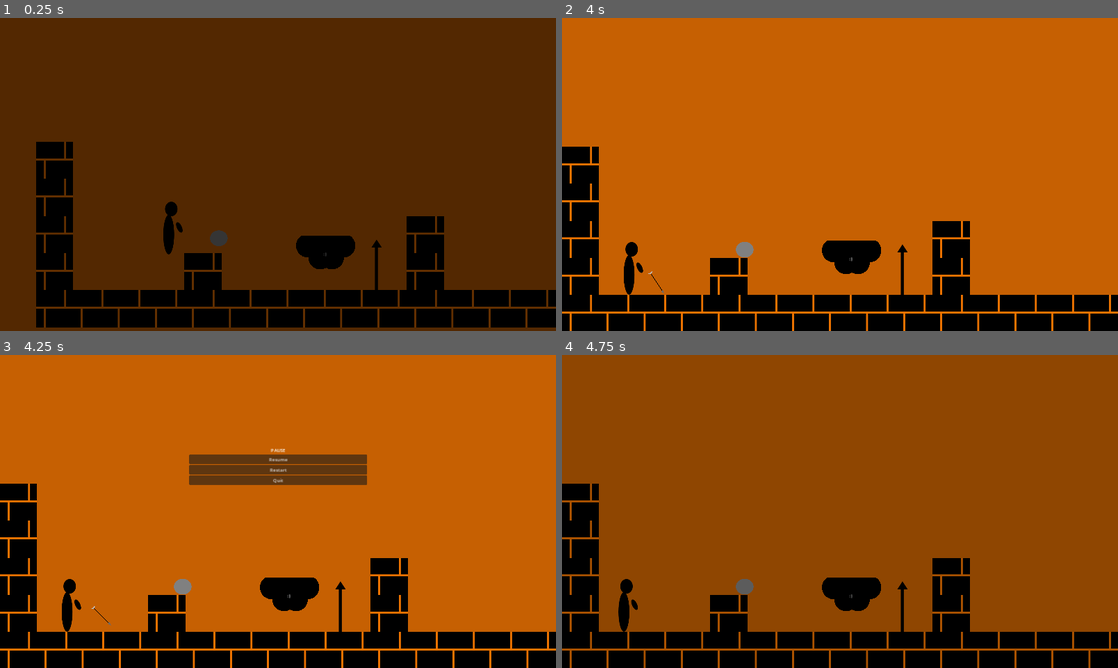
Above: before the commit, frames 1-4 (two rows, left to right).
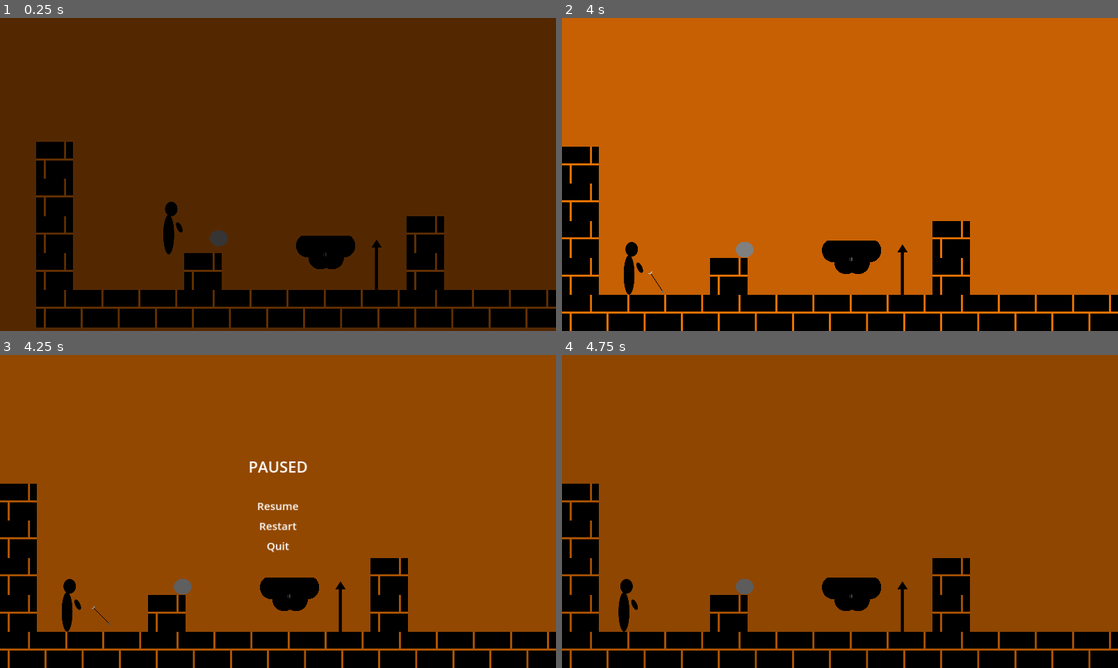
Above: after the commit, the same moments.

Repository: franmatijevic/GreekPlatformer
Game: Godot game, scene res://src/levels/test_level.tscn
Same seed, same stepped clock (60 frames per second), same inputs: the game is played once before the commit and once after it. The engine's default icon, where the game draws it, is replaced by a stand-in: a white triangle on a blue panel in a dark square.
Inputs:
- Up to frame 1 (0.25 s): no input
- Up to frame 2 (4 s): hold D (right) 0.53-2.03 s; tap Space (pickThrow) at 0.6, 2.1, 3.6 s; tap W (up) at 0.77, 1.52, 3.02, 3.77 s; tap F (shoot) at 1.35, 2.85 s; tap Enter at 2 s; hold A (left) 2.03-2.78 s; tap R (restart) at 2.75 s; hold D (right) from 2.78 s (still down)
- Up to frame 3 (4.25 s): keep holding D (right); tap Escape (pause) at 4.15 s
- Up to frame 4 (4.75 s): release D (right) at 4.25 s; click "Restart" at 4.25 s

Frames 1-2 are identical in both runs. In frame 3, 84% of the frame differs, in the area x 0-100%, y 0-100%; in frame 4, nothing differs.

Commit message:
Main and pause menu additions
- dodan novi izgled loading screena
- dodan novi izgled pause menua

Diff:
--- a/greekplatformer/src/ui/loading_screen.tscn
+++ b/greekplatformer/src/ui/loading_screen.tscn
@@ -1,4 +1,6 @@
-[gd_scene format=3 uid="uid://nctgr1ow6bbi"]
+[gd_scene load_steps=2 format=3 uid="uid://nctgr1ow6bbi"]
+
+[ext_resource type="Texture2D" uid="uid://b20w0sg4dy1fb" path="res://src/ui/mainMenuArt/Loading screen.png" id="1_fu3gn"]
 
 [node name="LoadingScreen" type="Control"]
 layout_mode = 3
@@ -8,26 +10,6 @@
 grow_horizontal = 2
 grow_vertical = 2
 
-[node name="ColorRect" type="ColorRect" parent="."]
-modulate = Color(0, 0, 0, 1)
-layout_mode = 1
-anchors_preset = 15
-anchor_right = 1.0
-anchor_bottom = 1.0
-grow_horizontal = 2
-grow_vertical = 2
-
-[node name="Label" type="Label" parent="."]
-layout_mode = 1
-anchors_preset = 8
-anchor_left = 0.5
-anchor_top = 0.5
-anchor_right = 0.5
-anchor_bottom = 0.5
-offset_left = -31.0
-offset_top = -11.5
-offset_right = 31.0
-offset_bottom = 11.5
-grow_horizontal = 2
-grow_vertical = 2
-text = "Loading..."
+[node name="LoadingScreenImg" type="Sprite2D" parent="."]
+position = Vector2(960, 540)
+texture = ExtResource("1_fu3gn")
--- a/greekplatformer/src/ui/pause_menu.tscn
+++ b/greekplatformer/src/ui/pause_menu.tscn
@@ -1,6 +1,88 @@
-[gd_scene load_steps=2 format=3 uid="uid://cv001k4gc8bu8"]
+[gd_scene load_steps=39 format=3 uid="uid://cv001k4gc8bu8"]
 
 [ext_resource type="Script" path="res://src/ui/pause_menu.gd" id="1_wmr8m"]
+
+[sub_resource type="SystemFont" id="SystemFont_y54tb"]
+font_names = PackedStringArray("Bell MT")
+font_weight = 575
+
+[sub_resource type="SystemFont" id="SystemFont_lpgyk"]
+font_names = PackedStringArray("Bell MT")
+font_weight = 600
+
+[sub_resource type="StyleBoxEmpty" id="StyleBoxEmpty_4j42k"]
+
+[sub_resource type="StyleBoxEmpty" id="StyleBoxEmpty_f475h"]
+
+[sub_resource type="StyleBoxEmpty" id="StyleBoxEmpty_6y60k"]
+
+[sub_resource type="StyleBoxEmpty" id="StyleBoxEmpty_m71nj"]
+
+[sub_resource type="StyleBoxEmpty" id="StyleBoxEmpty_tx6mh"]
+
+[sub_resource type="StyleBoxEmpty" id="StyleBoxEmpty_3qpwx"]
+
+[sub_resource type="StyleBoxEmpty" id="StyleBoxEmpty_g87f7"]
+
+[sub_resource type="StyleBoxEmpty" id="StyleBoxEmpty_5uj4m"]
+
+[sub_resource type="StyleBoxEmpty" id="StyleBoxEmpty_cvxjm"]
+
+[sub_resource type="StyleBoxEmpty" id="StyleBoxEmpty_dkjbb"]
+
+[sub_resource type="StyleBoxEmpty" id="StyleBoxEmpty_36x4f"]
+
+[sub_resource type="SystemFont" id="SystemFont_xbat3"]
+font_names = PackedStringArray("Bell MT")
+font_weight = 550
+
+[sub_resource type="StyleBoxEmpty" id="StyleBoxEmpty_sdjvg"]
+
+[sub_resource type="StyleBoxEmpty" id="StyleBoxEmpty_ut1sl"]
+
+[sub_resource type="StyleBoxEmpty" id="StyleBoxEmpty_6cb16"]
+
+[sub_resource type="StyleBoxEmpty" id="StyleBoxEmpty_1coty"]
+
+[sub_resource type="StyleBoxEmpty" id="StyleBoxEmpty_4o1iu"]
+
+[sub_resource type="StyleBoxEmpty" id="StyleBoxEmpty_sb8t1"]
+
+[sub_resource type="StyleBoxEmpty" id="StyleBoxEmpty_22cks"]
+
+[sub_resource type="StyleBoxEmpty" id="StyleBoxEmpty_esqgo"]
+
+[sub_resource type="StyleBoxEmpty" id="StyleBoxEmpty_68ve3"]
+
+[sub_resource type="StyleBoxEmpty" id="StyleBoxEmpty_vmyns"]
+
+[sub_resource type="StyleBoxEmpty" id="StyleBoxEmpty_a4uyh"]
+
+[sub_resource type="SystemFont" id="SystemFont_fdjkd"]
+font_names = PackedStringArray("Bell MT")
+font_weight = 550
+
+[sub_resource type="StyleBoxEmpty" id="StyleBoxEmpty_bhtfh"]
+
+[sub_resource type="StyleBoxEmpty" id="StyleBoxEmpty_cf246"]
+
+[sub_resource type="StyleBoxEmpty" id="StyleBoxEmpty_fvgb2"]
+
+[sub_resource type="StyleBoxEmpty" id="StyleBoxEmpty_2q4kt"]
+
+[sub_resource type="StyleBoxEmpty" id="StyleBoxEmpty_h4vlb"]
+
+[sub_resource type="StyleBoxEmpty" id="StyleBoxEmpty_pypi6"]
+
+[sub_resource type="StyleBoxEmpty" id="StyleBoxEmpty_7e86p"]
+
+[sub_resource type="StyleBoxEmpty" id="StyleBoxEmpty_fti5v"]
+
+[sub_resource type="StyleBoxEmpty" id="StyleBoxEmpty_wnsoh"]
+
+[sub_resource type="StyleBoxEmpty" id="StyleBoxEmpty_ch7cf"]
+
+[sub_resource type="StyleBoxEmpty" id="StyleBoxEmpty_d7n8j"]
 
 [node name="PauseMenu" type="Control"]
 process_mode = 2
@@ -12,6 +94,12 @@
 grow_vertical = 2
 script = ExtResource("1_wmr8m")
 
+[node name="ColorRect" type="ColorRect" parent="."]
+layout_mode = 0
+offset_right = 1920.0
+offset_bottom = 1080.0
+color = Color(0, 0, 0, 0.258824)
+
 [node name="Panel" type="Panel" parent="."]
 layout_mode = 1
 anchors_preset = 8
@@ -29,28 +117,92 @@
 anchor_top = 0.5
 anchor_right = 0.5
 anchor_bottom = 0.5
-offset_left = -307.5
-offset_top = -224.5
-offset_right = 307.5
-offset_bottom = 224.5
+offset_left = -102.0
+offset_top = -192.0
+offset_right = 102.0
+offset_bottom = 192.0
 grow_horizontal = 2
 grow_vertical = 2
-
-[node name="Label" type="Label" parent="Panel/VBoxContainer"]
-layout_mode = 2
-text = "PAUSE"
+theme_override_constants/separation = 14
+
+[node name="PausedLabel" type="Label" parent="Panel/VBoxContainer"]
+layout_mode = 2
+theme_override_colors/font_color = Color(1, 1, 1, 1)
+theme_override_fonts/font = SubResource("SystemFont_y54tb")
+theme_override_font_sizes/font_size = 53
+text = "PAUSED"
 horizontal_alignment = 1
 
+[node name="Seperator" type="Control" parent="Panel/VBoxContainer"]
+layout_mode = 2
+
+[node name="Seperator2" type="Control" parent="Panel/VBoxContainer"]
+layout_mode = 2
+
+[node name="Seperator3" type="Control" parent="Panel/VBoxContainer"]
+layout_mode = 2
+
+[node name="Seperator4" type="Control" parent="Panel/VBoxContainer"]
+layout_mode = 2
+
 [node name="Resume" type="Button" parent="Panel/VBoxContainer"]
 layout_mode = 2
+theme_override_colors/font_hover_color = Color(1, 1, 1, 1)
+theme_override_colors/font_pressed_color = Color(0.654232, 0.654232, 0.654232, 1)
+theme_override_colors/font_color = Color(1, 1, 1, 1)
+theme_override_fonts/font = SubResource("SystemFont_lpgyk")
+theme_override_font_sizes/font_size = 37
+theme_override_styles/focus = SubResource("StyleBoxEmpty_4j42k")
+theme_override_styles/disabled_mirrored = SubResource("StyleBoxEmpty_f475h")
+theme_override_styles/disabled = SubResource("StyleBoxEmpty_6y60k")
+theme_override_styles/hover_pressed_mirrored = SubResource("StyleBoxEmpty_m71nj")
+theme_override_styles/hover_pressed = SubResource("StyleBoxEmpty_tx6mh")
+theme_override_styles/hover_mirrored = SubResource("StyleBoxEmpty_3qpwx")
+theme_override_styles/hover = SubResource("StyleBoxEmpty_g87f7")
+theme_override_styles/pressed_mirrored = SubResource("StyleBoxEmpty_5uj4m")
+theme_override_styles/pressed = SubResource("StyleBoxEmpty_cvxjm")
+theme_override_styles/normal_mirrored = SubResource("StyleBoxEmpty_dkjbb")
+theme_override_styles/normal = SubResource("StyleBoxEmpty_36x4f")
 text = "Resume"
 
 [node name="Restart" type="Button" parent="Panel/VBoxContainer"]
 layout_mode = 2
+theme_override_colors/font_hover_color = Color(1, 1, 1, 1)
+theme_override_colors/font_pressed_color = Color(0.654902, 0.654902, 0.654902, 1)
+theme_override_colors/font_color = Color(1, 1, 1, 1)
+theme_override_fonts/font = SubResource("SystemFont_xbat3")
+theme_override_font_sizes/font_size = 37
+theme_override_styles/focus = SubResource("StyleBoxEmpty_sdjvg")
+theme_override_styles/disabled_mirrored = SubResource("StyleBoxEmpty_ut1sl")
+theme_override_styles/disabled = SubResource("StyleBoxEmpty_6cb16")
+theme_override_styles/hover_pressed_mirrored = SubResource("StyleBoxEmpty_1coty")
+theme_override_styles/hover_pressed = SubResource("StyleBoxEmpty_4o1iu")
+theme_override_styles/hover_mirrored = SubResource("StyleBoxEmpty_sb8t1")
+theme_override_styles/hover = SubResource("StyleBoxEmpty_22cks")
+theme_override_styles/pressed_mirrored = SubResource("StyleBoxEmpty_esqgo")
+theme_override_styles/pressed = SubResource("StyleBoxEmpty_68ve3")
+theme_override_styles/normal_mirrored = SubResource("StyleBoxEmpty_vmyns")
+theme_override_styles/normal = SubResource("StyleBoxEmpty_a4uyh")
 text = "Restart"
 
 [node name="Quit" type="Button" parent="Panel/VBoxContainer"]
 layout_mode = 2
+theme_override_colors/font_hover_color = Color(1, 1, 1, 1)
+theme_override_colors/font_pressed_color = Color(0.654902, 0.654902, 0.654902, 1)
+theme_override_colors/font_color = Color(1, 1, 1, 1)
+theme_override_fonts/font = SubResource("SystemFont_fdjkd")
+theme_override_font_sizes/font_size = 37
+theme_override_styles/focus = SubResource("StyleBoxEmpty_bhtfh")
+theme_override_styles/disabled_mirrored = SubResource("StyleBoxEmpty_cf246")
+theme_override_styles/disabled = SubResource("StyleBoxEmpty_fvgb2")
+theme_override_styles/hover_pressed_mirrored = SubResource("StyleBoxEmpty_2q4kt")
+theme_override_styles/hover_pressed = SubResource("StyleBoxEmpty_h4vlb")
+theme_override_styles/hover_mirrored = SubResource("StyleBoxEmpty_pypi6")
+theme_override_styles/hover = SubResource("StyleBoxEmpty_7e86p")
+theme_override_styles/pressed_mirrored = SubResource("StyleBoxEmpty_fti5v")
+theme_override_styles/pressed = SubResource("StyleBoxEmpty_wnsoh")
+theme_override_styles/normal_mirrored = SubResource("StyleBoxEmpty_ch7cf")
+theme_override_styles/normal = SubResource("StyleBoxEmpty_d7n8j")
 text = "Quit"
 
 [connection signal="pressed" from="Panel/VBoxContainer/Resume" to="." method="_on_resume_pressed"]
Binary file added: greekplatformer/src/ui/mainMenuArt/Loading screen.png
Not shown, added: greekplatformer/src/ui/mainMenuArt/Loading screen.png.import
